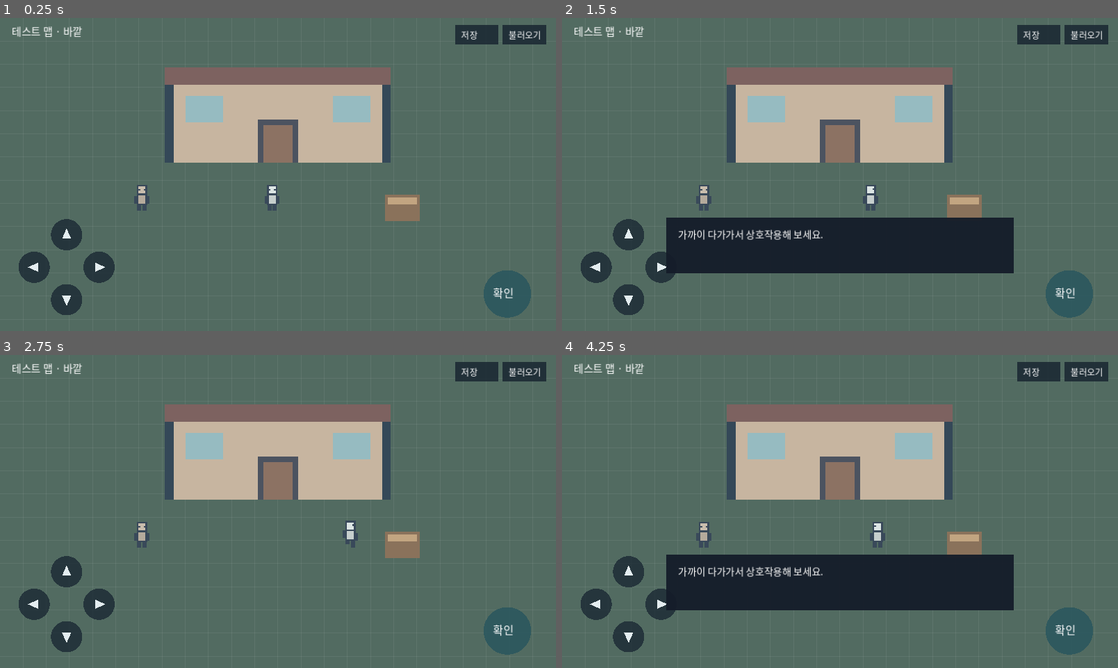
Above: before the commit, frames 1-4 (two rows, left to right).
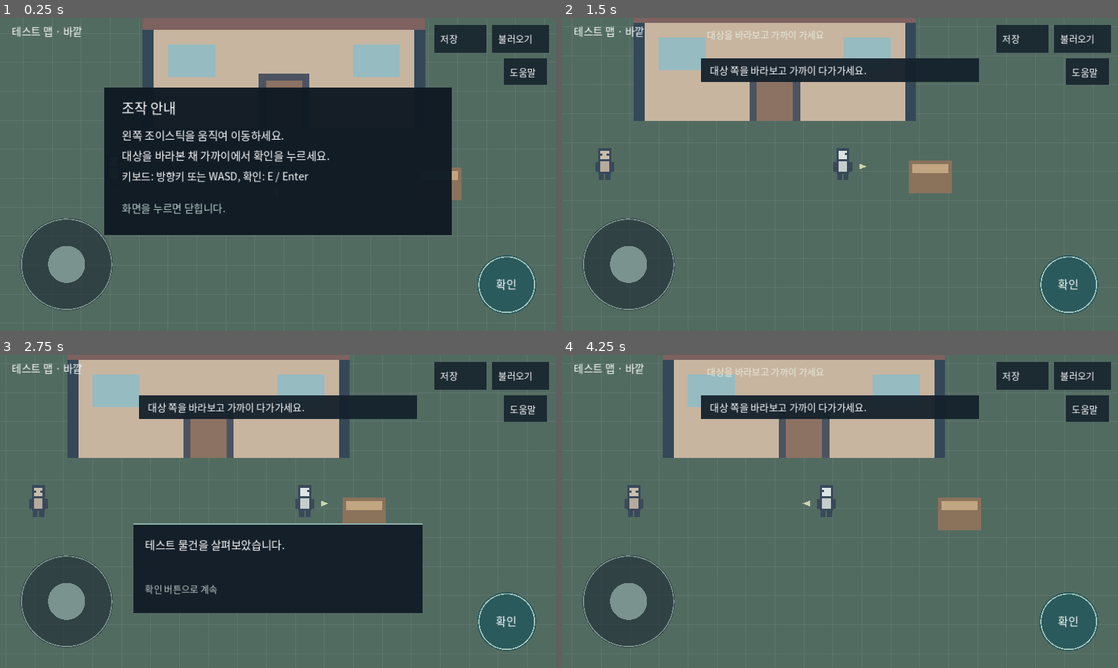
Above: after the commit, the same moments.

Repository: asnt39/-
Game: Godot game, scene res://main.tscn
Same seed, same stepped clock (60 frames per second), same inputs: the game is played once before the commit and once after it.
Inputs (mouse positions are in pixels of both pictures, inside the frame that each line leads up to):
- Up to frame 1 (0.25 s): no input
- Up to frame 2 (1.5 s): tap Enter at 0.5, 0.8 s; move the mouse to (962, 158) at 0.52 s; hold Right 0.53-1.25 s; tap E at 0.6 s; click (962, 158) at 0.67 s; tap Space at 0.77, 1.07 s; drag from (728, 190) to (812, 237) at 1.27 s
- Up to frame 3 (2.75 s): tap Space at 2, 2.1 s; move the mouse to (333, 442) at 2.02 s; hold Right from 2.03 s (still down); click (333, 442) at 2.17 s; tap E at 2.3 s
- Up to frame 4 (4.25 s): release Right at 2.75 s; drag from (812, 574) to (673, 464) at 2.77 s; tap Enter at 3.5, 3.6 s; move the mouse to (1006, 558) at 3.52 s; hold Left from 3.53 s (still down); click (1006, 558) at 3.67 s; tap Space at 3.77, 3.8, 4.07 s

The runs differ from the first frame. In frame 1, 45% of the frame differs, in the area x 3-99%, y 0-96%; in frame 2, 39%; in frame 3, 42%; in frame 4, 38%.

Commit message:
Improve controls, interaction and camera

Diff:
--- a/main.gd
+++ b/main.gd
@@ -13,48 +13,65 @@
 var inspected := false
 var dialogue := ""
 var choices := false
-var font := SystemFont.new()
+var font: Font = preload("res://assets/NotoSansKR.otf")
+var stick_touch := -1
+var stick_mouse := false
+var stick_vector := Vector2.ZERO
+var hint_time := 0.0
+var action_feedback := 0.0
+var notice := ""
+var help_open := true
+var camera := Vector2(480, 270)
+const ZOOM := 1.25
 var fade := 0.0
 
-func _ready() -> void:
-	font.font_names = PackedStringArray(["Noto Sans CJK KR", "Malgun Gothic", "Apple SD Gothic Neo", "sans-serif"])
-
 func controls() -> Dictionary:
-	var h := get_viewport_rect().size.y
-	var c := Vector2(115, h - 110)
-	return {"up": Rect2(c + Vector2(-28, -84), Vector2(56, 56)), "down": Rect2(c + Vector2(-28, 28), Vector2(56, 56)), "left": Rect2(c + Vector2(-84, -28), Vector2(56, 56)), "right": Rect2(c + Vector2(28, -28), Vector2(56, 56)), "action": Rect2(get_viewport_rect().size - Vector2(125, 105), Vector2(82, 82)), "save": Rect2(Vector2(get_viewport_rect().size.x - 174, 12), Vector2(75, 34)), "load": Rect2(Vector2(get_viewport_rect().size.x - 92, 12), Vector2(75, 34))}
-
-func active(name: String) -> bool:
-	var rect: Rect2 = controls()[name]
-	for pos in touches.values():
-		if rect.has_point(pos): return true
-	return mouse_down and rect.has_point(mouse_pos)
+	return {"action": Rect2(820, 405, 110, 110), "save": Rect2(750, 12, 90, 48), "load": Rect2(850, 12, 98, 48), "help": Rect2(870, 70, 75, 45), "yes": Rect2(335, 385, 135, 48), "no": Rect2(490, 385, 135, 48)}
+
+func stick_center() -> Vector2: return Vector2(115, 425)
+func update_stick(pos: Vector2) -> void:
+	var offset := pos - stick_center()
+	stick_vector = offset.limit_length(62.0)
+	if stick_vector.length() < 12.0: stick_vector = Vector2.ZERO
+
+func message(text: String) -> void:
+	notice = text
+	hint_time = 2.6
 
 func tap(pos: Vector2) -> void:
 	var c := controls()
+	if c.action.has_point(pos): action_feedback = 0.2
+	if help_open:
+		help_open = false
+		return
+	if c.help.has_point(pos): help_open = true; return
 	if c.save.has_point(pos): save_game(); return
 	if c.load.has_point(pos): load_game(); return
 	if dialogue != "":
 		if choices:
-			var s := get_viewport_rect().size
-			if Rect2(Vector2(s.x / 2 - 130, s.y - 144), Vector2(125, 42)).has_point(pos): choose(true)
-			elif Rect2(Vector2(s.x / 2 + 5, s.y - 144), Vector2(125, 42)).has_point(pos): choose(false)
+			if c.yes.has_point(pos): choose(true)
+			elif c.no.has_point(pos): choose(false)
 		elif c.action.has_point(pos): dialogue = ""
 	elif c.action.has_point(pos): interact()
 
 func _input(event: InputEvent) -> void:
 	if event is InputEventScreenTouch:
 		if event.pressed:
-			touches[event.index] = event.position
-			tap(event.position)
-		else: touches.erase(event.index)
-	elif event is InputEventScreenDrag: touches[event.index] = event.position
+			if not help_open and stick_touch == -1 and event.position.distance_to(stick_center()) <= 95:
+				stick_touch = event.index; update_stick(event.position)
+			else: tap(event.position)
+		elif event.index == stick_touch:
+			stick_touch = -1; stick_vector = Vector2.ZERO
+	elif event is InputEventScreenDrag and event.index == stick_touch: update_stick(event.position)
 	elif event is InputEventMouseButton and event.button_index == MOUSE_BUTTON_LEFT:
-		mouse_down = event.pressed
-		mouse_pos = event.position
-		if event.pressed: tap(event.position)
-	elif event is InputEventMouseMotion: mouse_pos = event.position
+		if event.pressed:
+			if not help_open and event.position.distance_to(stick_center()) <= 95:
+				stick_mouse = true; update_stick(event.position)
+			else: tap(event.position)
+		else: stick_mouse = false; stick_vector = Vector2.ZERO
+	elif event is InputEventMouseMotion and stick_mouse: update_stick(event.position)
 	elif event is InputEventKey and event.pressed and not event.echo:
+		if help_open: help_open = false; return
 		if event.keycode == KEY_E or event.keycode == KEY_ENTER or event.keycode == KEY_SPACE:
 			if choices: choose(true)
 			elif dialogue != "": dialogue = ""
@@ -63,17 +80,24 @@
 
 func _process(delta: float) -> void:
 	fade = maxf(0.0, fade - delta * 2.5)
-	var d := Vector2(int(active("right") or Input.is_key_pressed(KEY_RIGHT)) - int(active("left") or Input.is_key_pressed(KEY_LEFT)), int(active("down") or Input.is_key_pressed(KEY_DOWN)) - int(active("up") or Input.is_key_pressed(KEY_UP)))
-	if d.x != 0 and d.y != 0:
-		if absf(facing.x) > 0: d.y = 0
-		else: d.x = 0
+	action_feedback = maxf(0.0, action_feedback - delta)
+	hint_time = maxf(0.0, hint_time - delta)
+	var d := Vector2(int(Input.is_key_pressed(KEY_RIGHT) or Input.is_key_pressed(KEY_D)) - int(Input.is_key_pressed(KEY_LEFT) or Input.is_key_pressed(KEY_A)), int(Input.is_key_pressed(KEY_DOWN) or Input.is_key_pressed(KEY_S)) - int(Input.is_key_pressed(KEY_UP) or Input.is_key_pressed(KEY_W)))
+	if d == Vector2.ZERO and stick_vector.length() >= 12: d = stick_vector.normalized()
+	elif d != Vector2.ZERO: d = d.normalized()
 	moving = false
-	if dialogue == "" and d != Vector2.ZERO:
-		facing = d
-		var next := player + d * SPEED * minf(delta, 0.05)
-		if can_move(next): player = next; moving = true
+	if dialogue == "" and not help_open and d != Vector2.ZERO:
+		facing = d.normalized()
+		var step := d * SPEED * minf(delta, 0.05)
+		var before := player
+		if can_move(player + Vector2(step.x, 0)): player.x += step.x
+		if can_move(player + Vector2(0, step.y)): player.y += step.y
+		moving = player.distance_squared_to(before) > 0.001
 	if moving: walk += delta * 9.0
 	else: walk = 0.0
+	var half := Vector2(960, 540) / (2.0 * ZOOM)
+	var desired := player.clamp(half, Vector2(960, 540) - half)
+	camera = camera.lerp(desired, 1.0 - exp(-delta * 7.0))
 	queue_redraw()
 
 func can_move(pos: Vector2) -> bool:
@@ -86,21 +110,32 @@
 		if Rect2(630, 260, 70, 65).has_point(pos): return false
 	return true
 
+func target() -> String:
+	var objects := [{"id":"door", "pos":Vector2(480, 257)}, {"id":"object", "pos":Vector2(695, 328)}, {"id":"npc", "pos":Vector2(245, 330)}] if map_id == "outside" else [{"id":"door", "pos":Vector2(480, 470)}, {"id":"object", "pos":Vector2(665, 295)}]
+	var best := ""
+	var best_score := -999.0
+	for item in objects:
+		var offset: Vector2 = item.pos - player
+		var distance := offset.length()
+		if distance < 1.0 or distance > 85.0: continue
+		var alignment := facing.dot(offset / distance)
+		if alignment < 0.65: continue
+		var score := alignment * 100.0 - distance * 0.6
+		if score > best_score: best_score = score; best = item.id
+	return best
+
 func interact() -> void:
-	if map_id == "outside":
-		if player.distance_to(Vector2(480, 257)) < 67:
-			map_id = "inside"; player = Vector2(480, 435); fade = 0.8
-		elif player.distance_to(Vector2(700, 340)) < 85:
-			inspected = true; dialogue = "[테스트 오브젝트] 조사했습니다."
-		elif player.distance_to(Vector2(245, 330)) < 80:
-			dialogue = "[테스트 인물] 다시 만났네요." if met else "[테스트 인물] 잠시 이야기할까요?"; choices = not met
-		else: dialogue = "가까이 다가가서 상호작용해 보세요."
-	else:
-		if player.distance_to(Vector2(480, 470)) < 70:
-			map_id = "outside"; player = Vector2(480, 285); fade = 0.8
-		elif player.distance_to(Vector2(665, 330)) < 85:
-			inspected = true; dialogue = "[테스트 오브젝트] 조사했습니다."
-		else: dialogue = "출입구나 물건 가까이에서 상호작용하세요."
+	match target():
+		"door":
+			if map_id == "outside": map_id = "inside"; player = Vector2(480, 410); facing = Vector2.UP
+			else: map_id = "outside"; player = Vector2(480, 290); facing = Vector2.DOWN
+			fade = 0.8
+		"object":
+			inspected = true; dialogue = "테스트 물건을 살펴보았습니다."
+		"npc":
+			dialogue = "[테스트 인물] 다시 만났네요." if met else "[테스트 인물] 잠시 이야기할까요?"
+			choices = not met
+		_: message("대상 쪽을 바라보고 가까이 다가가세요.")
 
 func choose(yes: bool) -> void:
 	choices = false
@@ -108,19 +143,36 @@
 	dialogue = "[테스트 인물] 이야기를 나눴습니다." if yes else "[테스트 인물] 다음에 이야기해요."
 
 func save_game() -> void:
+	if dialogue != "" or help_open:
+		message("대화를 마친 뒤 저장할 수 있습니다."); return
 	var file := FileAccess.open("user://prototype_save.json", FileAccess.WRITE)
-	if file == null: dialogue = "저장하지 못했습니다."; choices = false; return
-	file.store_string(JSON.stringify({"version": 1, "map": map_id, "x": player.x, "y": player.y, "met": met, "inspected": inspected}))
-	dialogue = "저장했습니다."; choices = false
+	if file == null: message("저장하지 못했습니다."); return
+	file.store_string(JSON.stringify({"version": 1, "map": map_id, "x": player.x, "y": player.y, "met": met, "inspected": inspected, "facing_x": facing.x, "facing_y": facing.y}))
+	file.close()
+	message("저장했습니다.")
 
 func load_game() -> void:
+	if dialogue != "" or help_open:
+		message("대화를 마친 뒤 불러올 수 있습니다."); return
 	if not FileAccess.file_exists("user://prototype_save.json"):
-		dialogue = "저장된 데이터가 없습니다."; choices = false; return
-	var data = JSON.parse_string(FileAccess.get_file_as_string("user://prototype_save.json"))
-	if not data is Dictionary or data.get("version") != 1 or data.get("map") not in ["outside", "inside"] or not data.get("x") is float or not data.get("y") is float:
-		dialogue = "저장 데이터를 읽을 수 없습니다."; choices = false; return
-	map_id = data.map; player = Vector2(data.x, data.y); met = data.get("met", false); inspected = data.get("inspected", false)
-	dialogue = "불러왔습니다."; choices = false; fade = 0.8
+		message("저장된 데이터가 없습니다."); return
+	var parser := JSON.new()
+	if parser.parse(FileAccess.get_file_as_string("user://prototype_save.json")) != OK:
+		message("저장 데이터가 손상되어 불러올 수 없습니다."); return
+	var data = parser.data
+	if not data is Dictionary or data.get("version") != 1 or data.get("map") not in ["outside", "inside"] or not (data.get("x") is float or data.get("x") is int) or not (data.get("y") is float or data.get("y") is int) or not data.get("met", false) is bool or not data.get("inspected", false) is bool:
+		message("저장 데이터가 손상되어 불러올 수 없습니다."); return
+	var old_map := map_id
+	map_id = data.map
+	var position := Vector2(data.x, data.y)
+	if not position.is_finite() or not can_move(position):
+		map_id = old_map; message("저장 위치가 올바르지 않습니다."); return
+	player = position; met = data.get("met", false); inspected = data.get("inspected", false)
+	var fx = data.get("facing_x", 0.0); var fy = data.get("facing_y", 1.0)
+	if (fx is float or fx is int) and (fy is float or fy is int):
+		var loaded_facing := Vector2(fx, fy)
+		if loaded_facing.is_finite() and loaded_facing.length() > 0.1: facing = loaded_facing.normalized()
+	fade = 0.8; message("불러왔습니다.")
 
 func rect(r: Rect2, col: String) -> void: draw_rect(r, Color(col))
 func label(pos: Vector2, value: String, size: int = 18, col: Color = Color.WHITE) -> void: draw_string(font, pos, value, HORIZONTAL_ALIGNMENT_LEFT, -1, size, col)
@@ -134,8 +186,8 @@
 	draw_rect(Rect2(p + Vector2(9, 3), Vector2(12, 12)), color)
 	draw_rect(Rect2(p + Vector2(6, 18), Vector2(18, 17)), outline)
 	draw_rect(Rect2(p + Vector2(9, 18), Vector2(12, 14)), color.darkened(0.1))
-	if dir == Vector2.UP: draw_rect(Rect2(p + Vector2(9, 3), Vector2(12, 7)), color.darkened(0.2))
-	elif dir.x != 0: draw_rect(Rect2(p + Vector2(9 if dir.x < 0 else 18, 6), Vector2(3, 3)), outline)
+	if dir.y < -0.5: draw_rect(Rect2(p + Vector2(9, 3), Vector2(12, 7)), color.darkened(0.2))
+	elif absf(dir.x) > absf(dir.y): draw_rect(Rect2(p + Vector2(9 if dir.x < 0 else 18, 6), Vector2(3, 3)), outline)
 	else:
 		draw_rect(Rect2(p + Vector2(9, 7), Vector2(3, 3)), outline)
 		draw_rect(Rect2(p + Vector2(18, 7), Vector2(3, 3)), outline)
@@ -145,7 +197,8 @@
 	draw_rect(Rect2(p + Vector2(16, 34), Vector2(7, 10 - swing * 3)), outline)
 
 func _draw() -> void:
-	var s := get_viewport_rect().size
+	var s := Vector2(960, 540)
+	draw_set_transform(s / 2.0 - camera * ZOOM, 0.0, Vector2.ONE * ZOOM)
 	rect(Rect2(Vector2.ZERO, s), "526b61" if map_id == "outside" else "665e57")
 	for x in range(0, int(s.x), 40): draw_line(Vector2(x, 0), Vector2(x, s.y), Color(1, 1, 1, 0.07))
 	for y in range(0, int(s.y), 40): draw_line(Vector2(0, y), Vector2(s.x, y), Color(1, 1, 1, 0.07))
@@ -160,25 +213,39 @@
 		rect(Rect2(640, 270, 50, 45), "94775b"); rect(Rect2(645, 275, 40, 10), "c7ac84")
 		rect(Rect2(440, 470, 80, 28), "927b67")
 	person(player, facing, walk if moving else 0.0, Color("dce5e4"))
+	var arrow_center := player + facing * 27.0 + Vector2(0, -17)
+	var side := Vector2(-facing.y, facing.x)
+	draw_colored_polygon(PackedVector2Array([arrow_center + facing * 6, arrow_center - facing * 4 + side * 4, arrow_center - facing * 4 - side * 4]), Color(0.9, 0.94, 0.75, 0.8))
+	draw_set_transform(Vector2.ZERO)
 	if fade > 0: draw_rect(Rect2(Vector2.ZERO, s), Color(0, 0, 0, fade))
 	var c := controls()
-	for key in ["up", "down", "left", "right"]:
-		var r: Rect2 = c[key]
-		draw_circle(r.get_center(), 27, Color(0.08, 0.13, 0.18, 0.73 if not active(key) else 0.95))
-		var v: Vector2 = {"up": Vector2.UP, "down": Vector2.DOWN, "left": Vector2.LEFT, "right": Vector2.RIGHT}[key]
-		var side := Vector2(-v.y, v.x); var center := r.get_center()
-		draw_colored_polygon(PackedVector2Array([center + v * 11, center - v * 7 + side * 8, center - v * 7 - side * 8]), Color("e4edf0"))
-	draw_circle(c.action.get_center(), 41, Color(0.17, 0.34, 0.37, 0.9))
-	label(c.action.get_center() + Vector2(-25, 6), "확인", 19)
-	for key in ["save", "load"]:
-		draw_rect(c[key], Color(0.08, 0.13, 0.18, 0.8))
-		label(c[key].position + Vector2(10, 24), "저장" if key == "save" else "불러오기", 15)
+	draw_circle(stick_center(), 80, Color(0.08, 0.13, 0.17, 0.55))
+	draw_arc(stick_center(), 78, 0, TAU, 48, Color(0.75, 0.85, 0.82, 0.5), 2)
+	draw_circle(stick_center() + stick_vector, 32, Color(0.68, 0.79, 0.76, 0.85 if stick_vector != Vector2.ZERO else 0.6))
+	draw_circle(c.action.get_center(), 51, Color(0.32, 0.55, 0.53, 0.98) if action_feedback > 0 else Color(0.16, 0.35, 0.36, 0.94))
+	draw_arc(c.action.get_center(), 48, 0, TAU, 48, Color(0.75, 0.87, 0.82, 0.8), 2)
+	label(c.action.get_center() + Vector2(-19, 7), "확인", 19)
+	for key in ["save", "load", "help"]:
+		draw_rect(c[key], Color(0.08, 0.13, 0.17, 0.88))
+		label(c[key].position + Vector2(10, 30), "저장" if key == "save" else ("불러오기" if key == "load" else "도움말"), 16)
 	label(Vector2(20, 30), "테스트 맵 · " + ("바깥" if map_id == "outside" else "실내"), 18)
+	if dialogue == "" and not help_open:
+		label(Vector2(250, 35), "확인: 상호작용" if target() != "" else "대상을 바라보고 가까이 가세요", 16, Color("e6ead9"))
 	if dialogue != "":
-		draw_rect(Rect2(Vector2(180, s.y - 195), Vector2(s.x - 360, 95)), Color(0.08, 0.11, 0.16, 0.95))
-		label(Vector2(200, s.y - 160), dialogue, 17)
+		draw_rect(Rect2(230, 290, 500, 155), Color(0.07, 0.11, 0.15, 0.96))
+		draw_rect(Rect2(230, 290, 500, 3), Color("90b2a9"))
+		label(Vector2(250, 335), dialogue, 19)
 		if choices:
-			draw_rect(Rect2(Vector2(s.x / 2 - 130, s.y - 144), Vector2(125, 42)), Color("476d72"))
-			draw_rect(Rect2(Vector2(s.x / 2 + 5, s.y - 144), Vector2(125, 42)), Color("475665"))
-			label(Vector2(s.x / 2 - 112, s.y - 117), "네", 18)
-			label(Vector2(s.x / 2 + 23, s.y - 117), "아니요", 18)
+			for key in ["yes", "no"]: draw_rect(c[key], Color("426c68"))
+			label(Vector2(380, 416), "네", 18); label(Vector2(525, 416), "아니요", 18)
+		else: label(Vector2(250, 410), "확인 버튼으로 계속", 16, Color("b9c9c5"))
+	if hint_time > 0:
+		draw_rect(Rect2(240, 70, 480, 40), Color(0.08, 0.13, 0.17, 0.95))
+		label(Vector2(255, 97), notice, 17)
+	if help_open:
+		draw_rect(Rect2(180, 120, 600, 255), Color(0.06, 0.1, 0.14, 0.97))
+		label(Vector2(210, 165), "조작 안내", 24)
+		label(Vector2(210, 210), "왼쪽 조이스틱을 움직여 이동하세요.", 19)
+		label(Vector2(210, 245), "대상을 바라본 채 가까이에서 확인을 누르세요.", 19)
+		label(Vector2(210, 280), "키보드: 방향키 또는 WASD, 확인: E / Enter", 18)
+		label(Vector2(210, 335), "화면을 누르면 닫힙니다.", 18, Color("b8d0c8"))
Not shown, added: assets/FONT-LICENSE.txt
Binary file added: assets/NotoSansKR.otf
Not shown, changed: README.md
